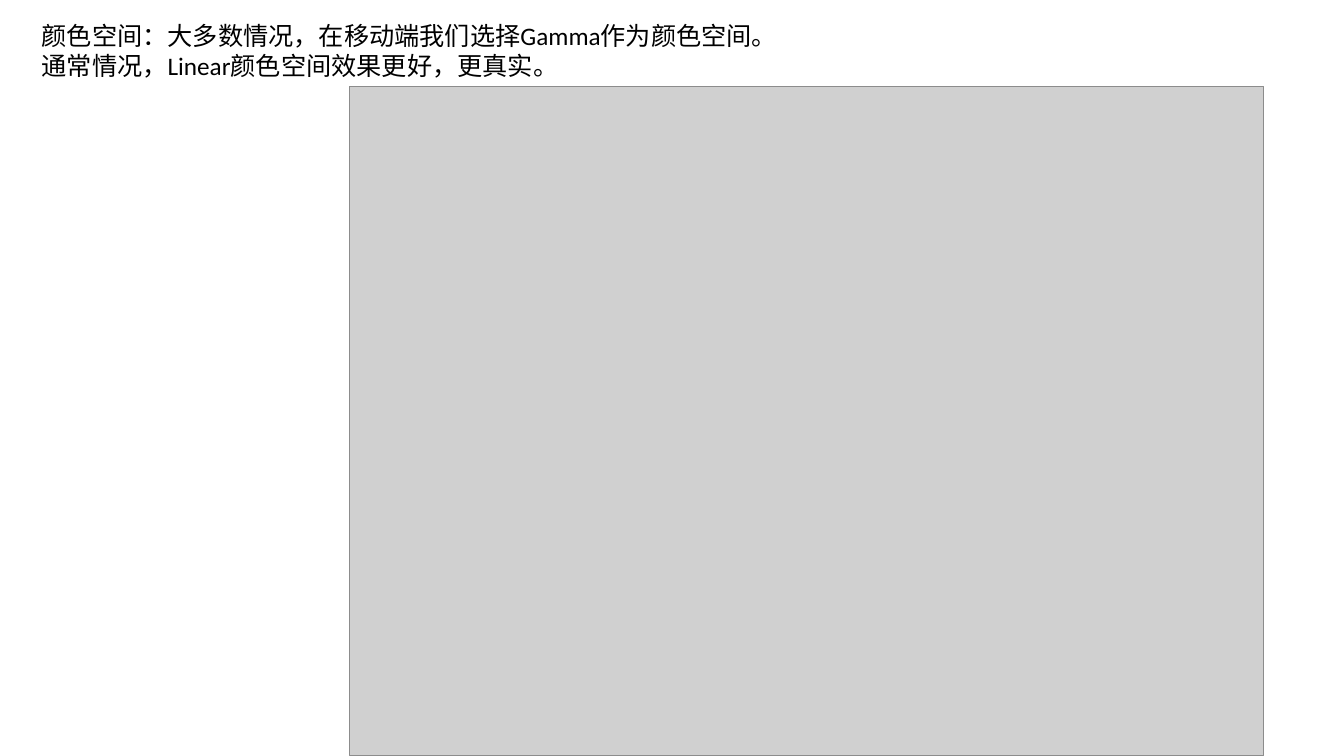
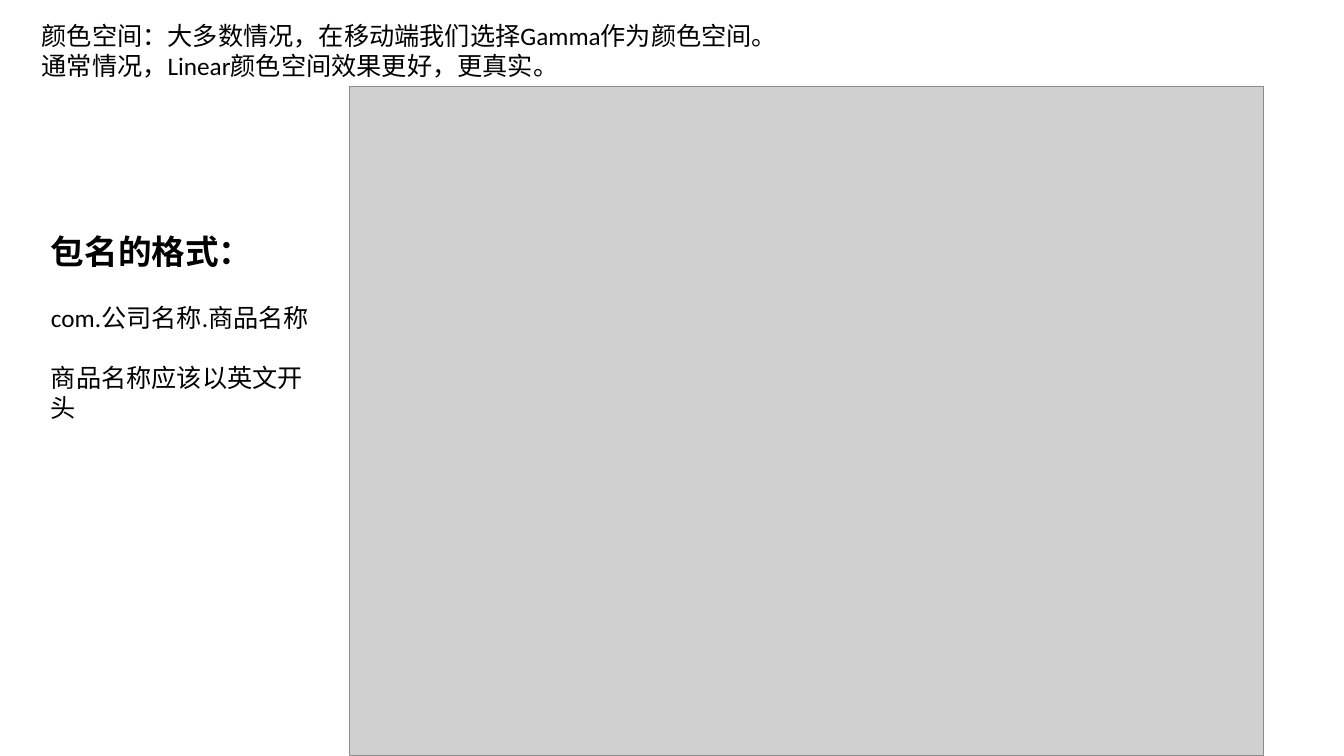
Before and after one commit to FangyeReady/Empty, a slide deck: slide 13 of 教学课件/20.第二十课 场景和安卓打包设置.pptx. Drawn at 1344x756 pixels with LibreOffice and Linux fonts; fonts in the diff are those of the drawing; grey boxes stand for pictures. Boxes give left, top, right and bottom in pixels: in the first picture for what was removed or moved away, otherwise in the second. Text is boxed around its words. In the diff, an @@ line names an element or a change of style, - is before the commit and + after.

```diff
--- a/教学课件/20.第二十课 场景和安卓打包设置.pptx
+++ b/教学课件/20.第二十课 场景和安卓打包设置.pptx
@@ text added at (x1=51, y1=235, x2=309, y2=419), 18 pt, text #000000 @@
+包名的格式：
+com.公司名称.商品名称
+商品名称应该以英文开头
```
Also in this commit, not shown: 3 other slides changed, 3 slides added, 1 slide removed.
